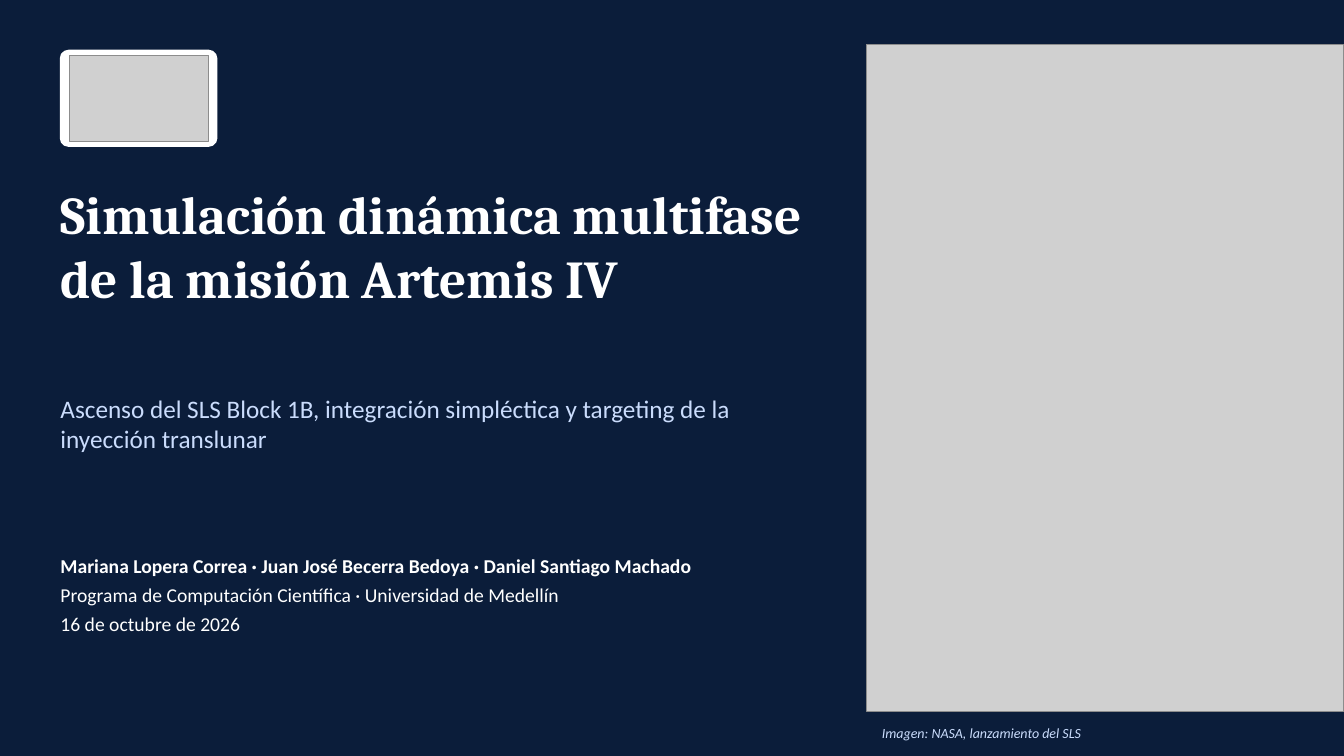
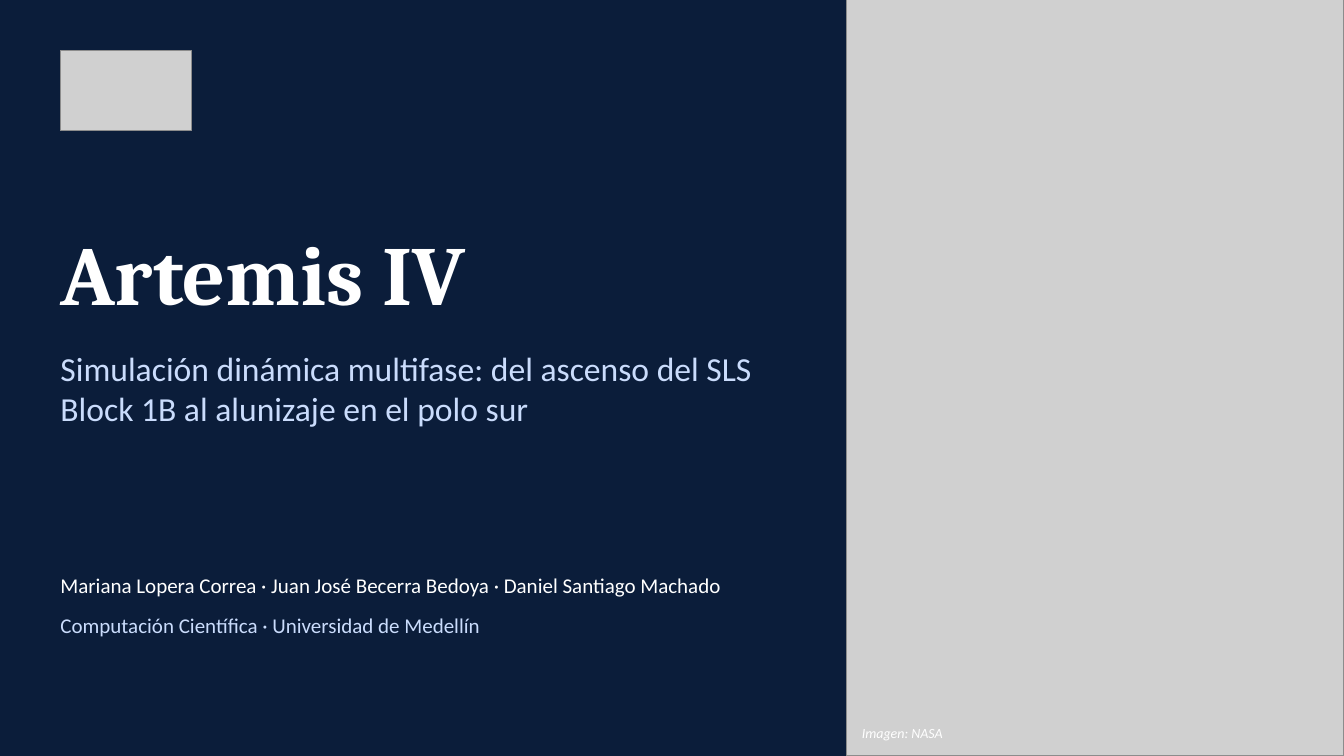
Before and after one commit to Mayday3003/ArtemisIV-flight-dynamics, a slide deck: slide 1 of docs/presentation/Artemis_IV_UdeM.pptx. Drawn at 1344x756 pixels with LibreOffice and Linux fonts; fonts in the diff are those of the drawing; grey boxes stand for pictures. Boxes give left, top, right and bottom in pixels: in the first picture for what was removed or moved away, otherwise in the second. Text is boxed around its words. In the diff, an @@ line names an element or a change of style, - is before the commit and + after.

```diff
--- a/docs/presentation/Artemis_IV_UdeM.pptx
+++ b/docs/presentation/Artemis_IV_UdeM.pptx
@@ picture: place and size @@
-picture at [867,44,1344,712]
+picture at [847,0,1344,756]
@@ picture: place and size @@
-picture at [70,55,210,141]
+picture at [60,50,192,131]
@@ rounded rectangle removed at [60,50,217,146] @@
@@ text added at [60,247,465,306], 60 pt, text #FFFFFF, bold @@
+Artemis IV
@@ text at [60,357,751,427]: text changed; size 38 to 24 pt; font Cambria to Calibri; text colour #FFFFFF to #CADCFC; bold off @@
-Simulación dinámica multifase de la misión Artemis IV
+Simulación dinámica multifase: del ascenso del SLS Block 1B al alunizaje en el polo sur
@@ text "Simulación dinámica multifase: del ascenso ..." at [60,357,751,427]: vertical alignment top to middle @@
@@ text removed at [60,400,730,452] @@
-Ascenso del SLS Block 1B, integración simpléctica y targeting de la inyección translunar
@@ text added at [60,578,720,597], 15 pt, text #FFFFFF @@
+Mariana Lopera Correa · Juan José Becerra Bedoya · Daniel Santiago Machado
@@ text at [60,618,479,637]: text changed; size 14 to 15 pt; text colour #FFFFFF to #CADCFC @@
-Mariana Lopera Correa · Juan José Becerra Bedoya · Daniel Santiago Machado
-Programa de Computación Científica · Universidad de Medellín
-16 de octubre de 2026
+Computación Científica · Universidad de Medellín
@@ text at [862,729,942,740]: text changed; text colour #CADCFC to #FFFFFF @@
-Imagen: NASA, lanzamiento del SLS
+Imagen: NASA
```
Also in this commit, not shown: 16 slides added, 22 slides removed, 25 other files.
